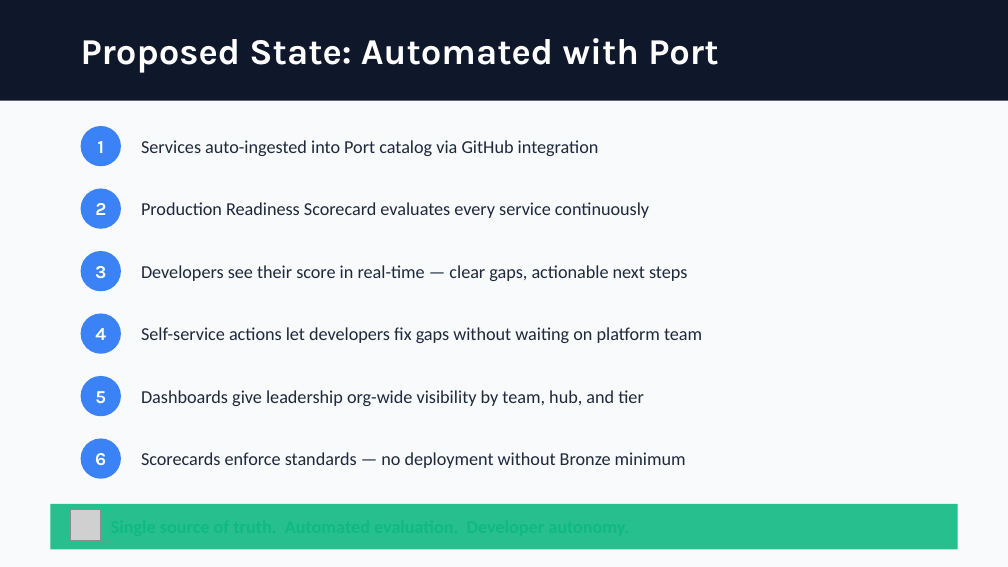
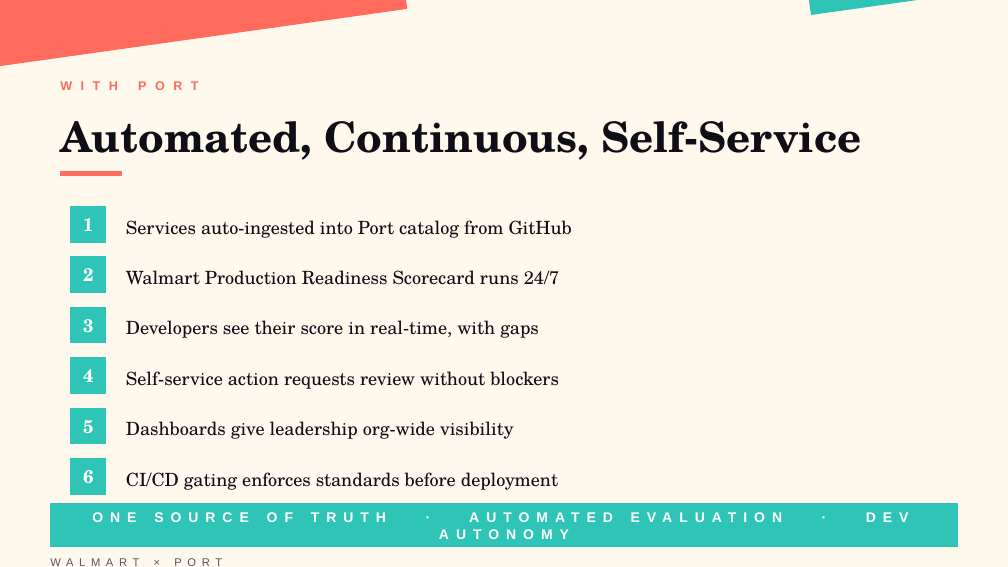
Before and after one commit to KaylahBuilds/walmart-production-readiness-port, a slide deck: slide 7 of Walmart_Production_Readiness_Presentation.pptx. Drawn at 1008x567 pixels with LibreOffice and Linux fonts; fonts in the diff are those of the drawing; grey boxes stand for pictures. Boxes give left, top, right and bottom in pixels: in the first picture for what was removed or moved away, otherwise in the second. Text is boxed around its words. In the diff, an @@ line names an element or a change of style, - is before the commit and + after.

Commit message:
design: bold midnight + coral redesign with Georgia serif headers

```diff
--- a/Walmart_Production_Readiness_Presentation.pptx
+++ b/Walmart_Production_Readiness_Presentation.pptx
@@ background #F8FAFC to #FFF8EC @@
@@ rectangle at bbox=[0, 0, 407, 71]: fill #0F172A to #FF6B5C; outline none to #FF6B5C 1 pt; rotation 0 to 352 degrees @@
@@ rectangle added at bbox=[805, 0, 1008, 14], fill #2EC4B6, outline #2EC4B6 1 pt @@
@@ text at bbox=[81, 38, 718, 73]: text changed; size 26 to 9 pt; font Karla to Arial; text colour #FFFFFF to #FF6B5C @@
-Proposed State: Automated with Port
+WITH PORT
@@ text added at bbox=[60, 121, 862, 160], 30 pt, text #0F0E17, bold @@
+Automated, Continuous, Self-Service
@@ ellipse removed at bbox=[81, 126, 121, 166] @@
@@ rectangle added at bbox=[60, 171, 121, 175], fill #FF6B5C, outline #FF6B5C 1 pt @@
@@ font Karla to TeX Gyre Schola, text colour #FFFFFF to #FFFFFE in 6 elements at bbox=[83, 470, 93, 484], bbox=[83, 420, 93, 434], bbox=[83, 369, 93, 382], bbox=[83, 319, 93, 333], bbox=[83, 268, 93, 281], bbox=[83, 218, 93, 231] @@
@@ text "1": place and size @@
-text "1" at bbox=[98, 141, 104, 153]
+text "1" at bbox=[83, 218, 93, 231]
@@ rectangle: place and size @@
-rectangle at bbox=[81, 188, 121, 229]
+rectangle at bbox=[71, 207, 106, 242]
@@ text removed at bbox=[141, 202, 649, 218] @@
-Production Readiness Scorecard evaluates every service continuously
@@ text at bbox=[126, 220, 572, 238]: text changed; font Calibri to TeX Gyre Schola; text colour #1E293B to #0F0E17 @@
-Services auto-ingested into Port catalog via GitHub integration
+Services auto-ingested into Port catalog from GitHub
@@ text "2": place and size @@
-text "2" at bbox=[95, 203, 106, 215]
+text "2" at bbox=[83, 268, 93, 281]
@@ rectangle: place and size @@
-rectangle at bbox=[81, 251, 121, 291]
+rectangle at bbox=[71, 257, 106, 292]
@@ text at bbox=[126, 270, 559, 285]: text changed; font Calibri to TeX Gyre Schola; text colour #1E293B to #0F0E17 @@
-Developers see their score in real-time — clear gaps, actionable next steps
+Walmart Production Readiness Scorecard runs 24/7
@@ text "3": place and size @@
-text "3" at bbox=[95, 266, 106, 279]
+text "3" at bbox=[83, 319, 93, 333]
@@ rectangle: place and size @@
-rectangle at bbox=[81, 313, 121, 354]
+rectangle at bbox=[71, 307, 106, 343]
@@ text at bbox=[126, 320, 539, 338]: text changed; font Calibri to TeX Gyre Schola; text colour #1E293B to #0F0E17 @@
-Self-service actions let developers fix gaps without waiting on platform team
+Developers see their score in real-time, with gaps
@@ text "4": place and size @@
-text "4" at bbox=[95, 328, 106, 340]
+text "4" at bbox=[83, 369, 93, 382]
@@ rectangle: place and size @@
-rectangle at bbox=[81, 376, 121, 416]
+rectangle at bbox=[71, 358, 106, 393]
@@ text added at bbox=[126, 371, 559, 389], 13 pt, text #0F0E17 @@
+Self-service action requests review without blockers
@@ text "5": place and size @@
-text "5" at bbox=[95, 391, 106, 403]
+text "5" at bbox=[83, 420, 93, 434]
@@ ellipse to rectangle; fill #3B82F6 to #2EC4B6; outline none to #2EC4B6 1 pt in 5 elements at bbox=[71, 257, 106, 292], bbox=[71, 307, 106, 343], bbox=[71, 207, 106, 242], bbox=[71, 358, 106, 393], bbox=[71, 408, 106, 444] @@
@@ rectangle: place and size @@
-rectangle at bbox=[81, 438, 121, 479]
+rectangle at bbox=[71, 408, 106, 444]
@@ text at bbox=[126, 421, 514, 439]: text changed; font Calibri to TeX Gyre Schola; text colour #1E293B to #0F0E17 @@
-Dashboards give leadership org-wide visibility by team, hub, and tier
+Dashboards give leadership org-wide visibility
@@ text "6": place and size @@
-text "6" at bbox=[95, 453, 106, 465]
+text "6" at bbox=[83, 470, 93, 484]
@@ rectangle added at bbox=[71, 459, 106, 494], fill #2EC4B6, outline #2EC4B6 1 pt @@
@@ text added at bbox=[126, 472, 558, 490], 13 pt, text #0F0E17 @@
+CI/CD gating enforces standards before deployment
@@ text removed at bbox=[141, 452, 686, 468] @@
-Scorecards enforce standards — no deployment without Bronze minimum
@@ rectangle at bbox=[50, 504, 958, 546]: fill #10B981 at 90% opacity to #2EC4B6; outline none to #2EC4B6 1 pt @@
@@ text added at bbox=[50, 504, 958, 546], 10 pt, text #FFFFFE, bold @@
+ONE SOURCE OF TRUTH · AUTOMATED EVALUATION · DEV AUTONOMY
@@ picture removed at bbox=[71, 510, 101, 540] @@
@@ text added at bbox=[50, 554, 454, 567], 8 pt, text #55556B @@
+WALMART × PORT
```
Also in this commit, not shown: 12 other slides changed, 1 slide added, 1 slide removed.
